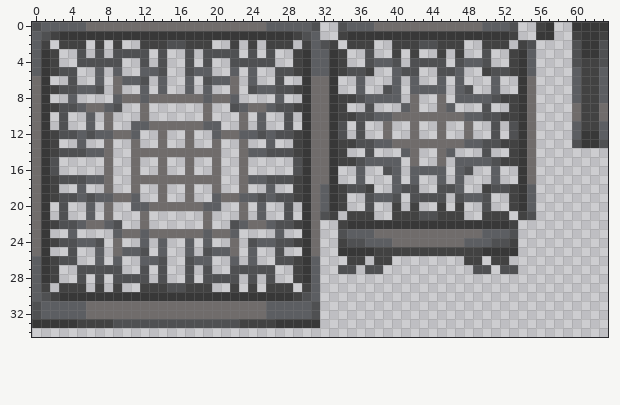
Edited in one commit: pixel-art sprite (src/assets/gauntlet/textures/decoration/tables/ornate_metal_table.png). Above, as it was before the edit.
The file is 64x64 pixels. Colours within 5 levels of each other are drawn and written as one. Shown: x 0..63, y 0..34.
New version:
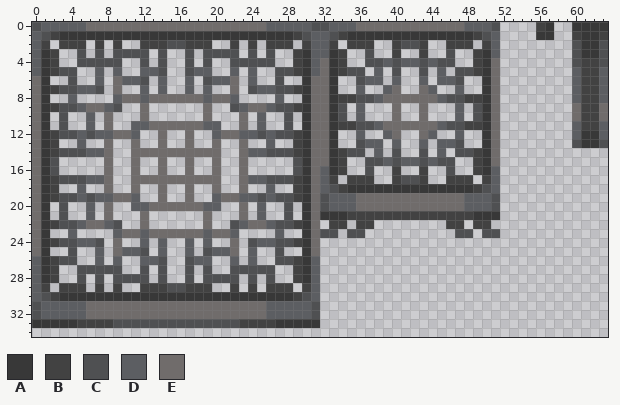
Palette (. is transparent): A #383838  B #424242  C #4f5052  D #5c5e62  E #706c6b
From old to new:
Changed rows in their new state; - is an unchanged pixel.
first column x 32:
 0 CDD-EE----------DD-C..--
 1 DC---------------BCD..--
 2 D--------CCB..--B--D.-..
 3 ----------.B-.C.-BAD-...
 4 E-----C--DD-D-C..BAE-...
 5 E----.D-C..C-D.CCBAE....
 6 ----CDD---.D--DC--AE--..
 7 -------DE-.E-.--.-AE--..
 8 -----C-EEE-EEDCCBBAE....
 9 --C-D.--E..E-..D-CAE-...
10 --C.D...-..-...D.CAE....
11 --BB-CD-EE-EEDCCBBAE-...
12 --.-D--DE-.ED.-D.-AE-...
13 --..-D-.D..D.DDC..AE....
14 ---CC.D-C..C-D.CCBAE-...
15 ---..CC-CDDCDCC..BAE....
16 D-B-.C-.B-.B..C..BA---..
17 DB-BBB--BCCB-.BBB-B---..
18 -C-AAAAAAAAAAAAAABCD....
19 CDDDEEEEEEEEEEEE--DC-...
20 CDDDEEEEEEEEEEEEDDDC-...
21 AAA---BB---BB---BAAA.-..
22 -B-.BB........BB.BB...--
23 CC.CC..........CC.CC..--
24 --....................--
25 --....................--
26 ---..-..--------..-..---
27 --..-..----------..-..--
